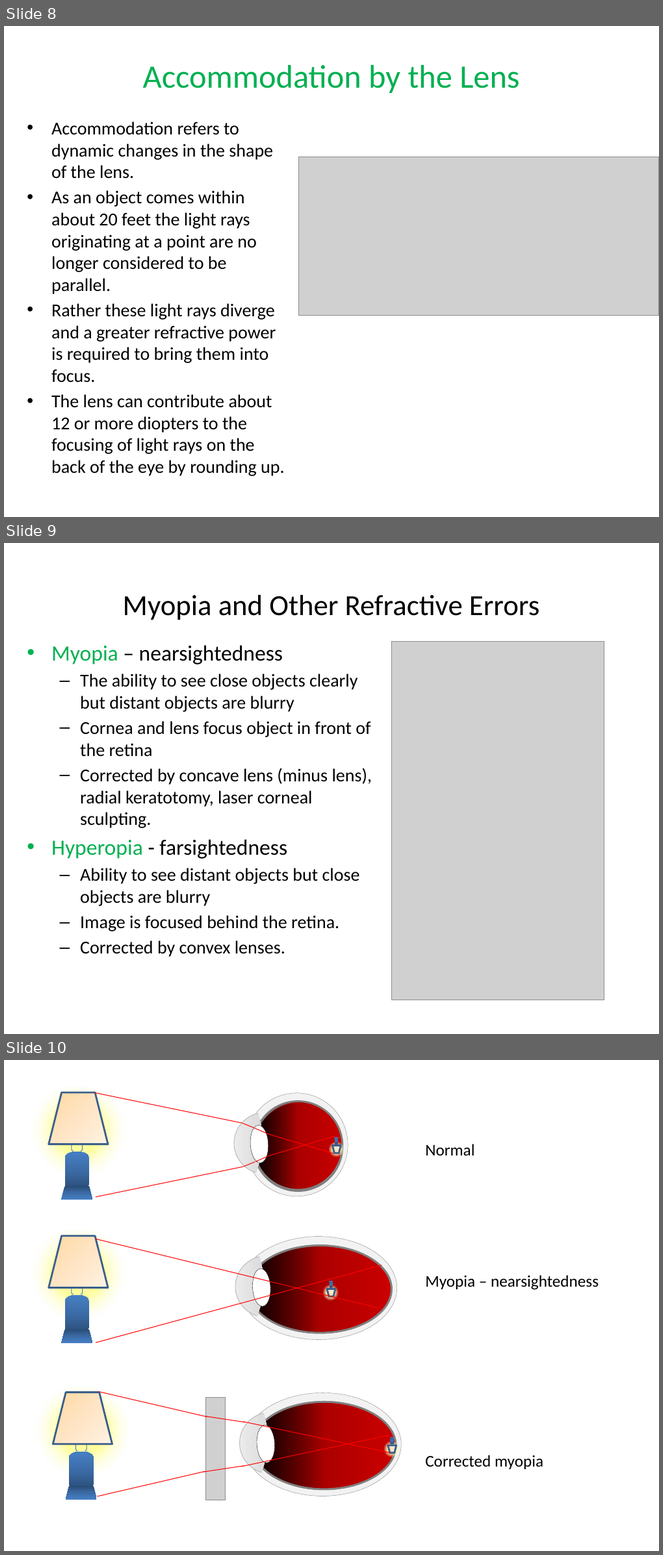
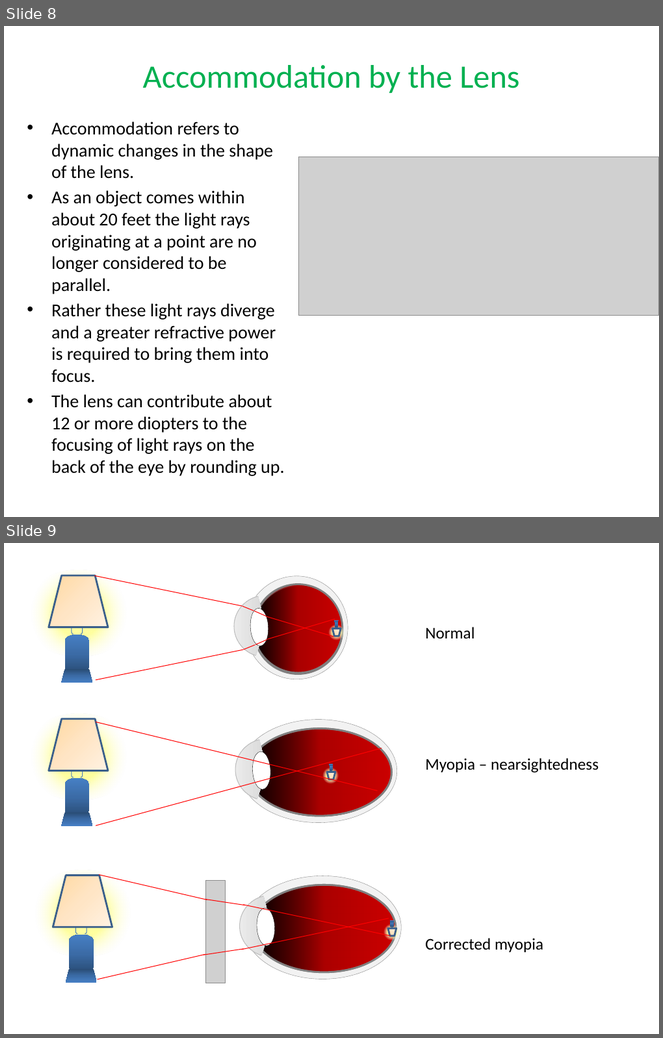
Before and after one commit to rtlines/PH223-Engineering-Physics, a slide deck: Slides/PH223_Lecture_18.pptx. Shown one above the other, each under a label of ours: slides 8, 9 and 10 before the commit, slides 8 and 9 after it. The pictures are 663x1555 and 663x1038 pixels, drawn with LibreOffice and Linux fonts; fonts in the diff are those of the drawing; grey boxes stand for pictures. Boxes give left, top, right and bottom in pixels: in the first picture for what was removed or moved away, otherwise in the second. Text is boxed around its words. In the diff, an @@ line names an element or a change of style, - is before the commit and + after.

```diff
--- a/Slides/PH223_Lecture_18.pptx
+++ b/Slides/PH223_Lecture_18.pptx
@@ slide 9 removed at (4, 543, 659, 1034), background #FFFFFF @@
@@ title removed at (123, 595, 540, 620) @@
-Myopia and Other Refractive Errors
@@ text removed at (51, 645, 373, 957) @@
-• Myopia – nearsightedness
-  – The ability to see close objects clearly but distant objects are blurry
-  – Cornea and lens focus object in front of the retina
-  – Corrected by concave lens (minus lens), radial keratotomy, laser corneal sculpting.
-• Hyperopia - farsightedness
-  – Ability to see distant objects but close objects are blurry
-  – Image is focused behind the retina.
-  – Corrected by convex lenses.
@@ picture removed at (392, 641, 605, 1001) @@
@@ what was slide 10 is now slide 9 @@
```
Also in this commit, not shown: 1 slide changed, 1 slide added, 16 other files.
